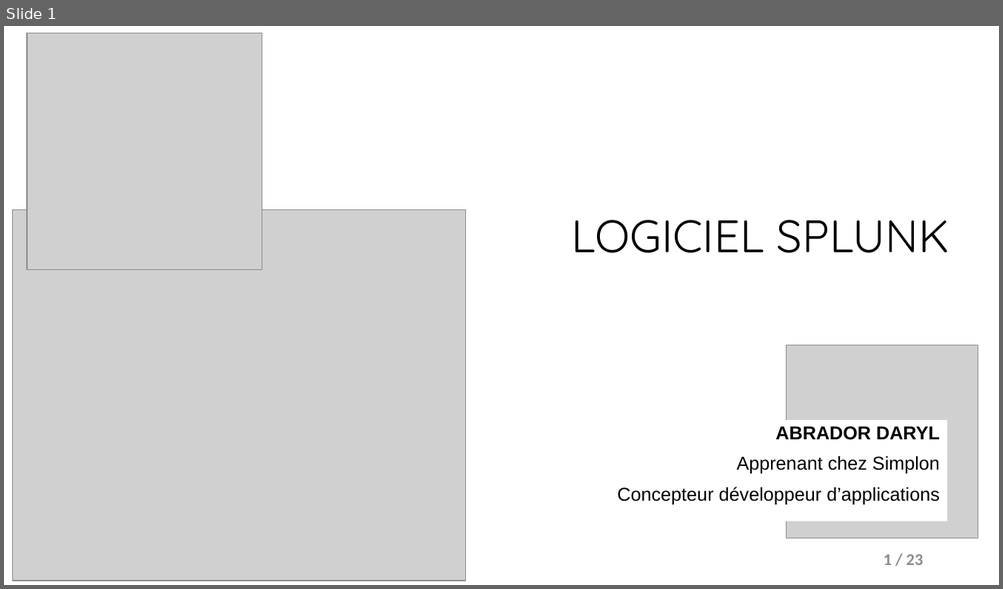
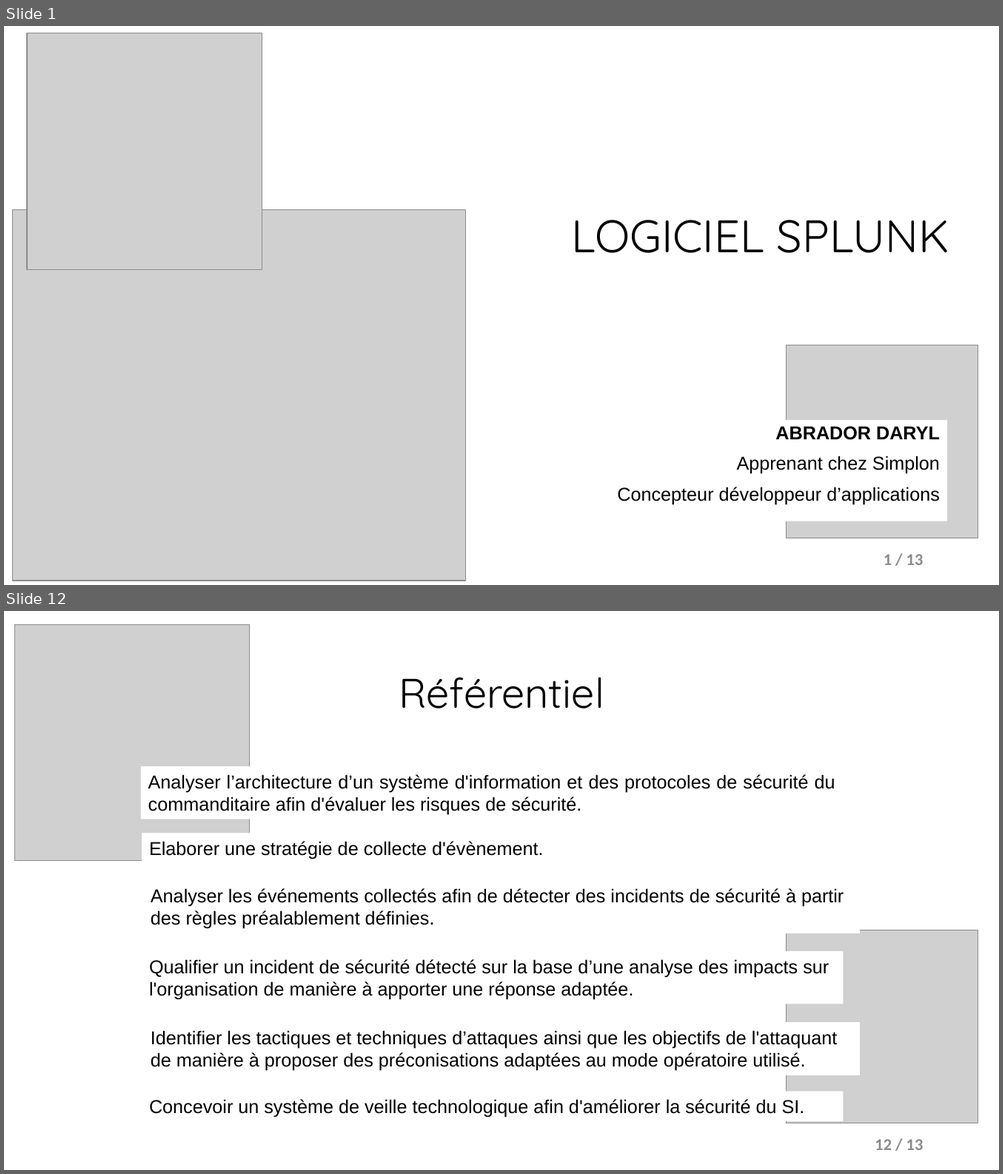
Before and after one commit to Darylabrador/cybersecurite, a slide deck: 0-PRESENTATION_POWERPOINT/presentation_splunk.pptx. Shown one above the other, each under a label of ours: slide 1 before the commit, slides 1 and 12 after it; the slides between them are not shown. The pictures are 1003x589 and 1003x1174 pixels, drawn with LibreOffice and Linux fonts; fonts in the diff are those of the drawing; grey boxes stand for pictures. Boxes give left, top, right and bottom in pixels: in the first picture for what was removed or moved away, otherwise in the second. Text is boxed around its words. In the diff, an @@ line names an element or a change of style, - is before the commit and + after.

```diff
--- a/0-PRESENTATION_POWERPOINT/presentation_splunk.pptx
+++ b/0-PRESENTATION_POWERPOINT/presentation_splunk.pptx
@@ slide 12 added at (4, 611, 999, 1170), background #FFFFFF @@
@@ picture added at (14, 624, 250, 861) @@
@@ title added at (398, 677, 604, 709), 40 pt, text #000000 @@
+Référentiel
@@ text added at (148, 775, 835, 815), 18 pt, text #000000 @@
+Analyser l’architecture d’un système d'information et des protocoles de sécurité du commanditaire afin d'évaluer les risques de sécurité.
@@ rectangle added at (142, 833, 640, 863), fill #FFFFFF, outline #FFFFFF 0.75 pt, 18 pt, text #000000 @@
+Elaborer une stratégie de collecte d'évènement.
@@ text added at (151, 889, 843, 929), 18 pt, text #000000 @@
+Analyser les événements collectés afin de détecter des incidents de sécurité à partir des règles préalablement définies.
@@ picture added at (786, 931, 978, 1125) @@
@@ text added at (149, 960, 828, 1000), 18 pt, text #000000 @@
+Qualifier un incident de sécurité détecté sur la base d’une analyse des impacts sur l'organisation de manière à apporter une réponse adaptée.
@@ rectangle added at (144, 1023, 859, 1076), fill #FFFFFF, outline #FFFFFF 0.75 pt, 18 pt, text #000000 @@
+Identifier les tactiques et techniques d’attaques ainsi que les objectifs de l'attaquant de manière à proposer des préconisations adaptées au mode opératoire utilisé.
@@ text added at (149, 1099, 805, 1118), 18 pt, text #000000 @@
+Concevoir un système de veille technologique afin d'améliorer la sécurité du SI.
@@ page number added at (874, 1139, 923, 1150), 16 pt, text #8C8C8C, bold @@
+12 / 13
@@ page number at (883, 554, 923, 565): text changed @@
-1 / 23
+1 / 13
```
Also in this commit, not shown: 4 slides changed, 7 other slides added, 2 slides removed, 7 other files.
